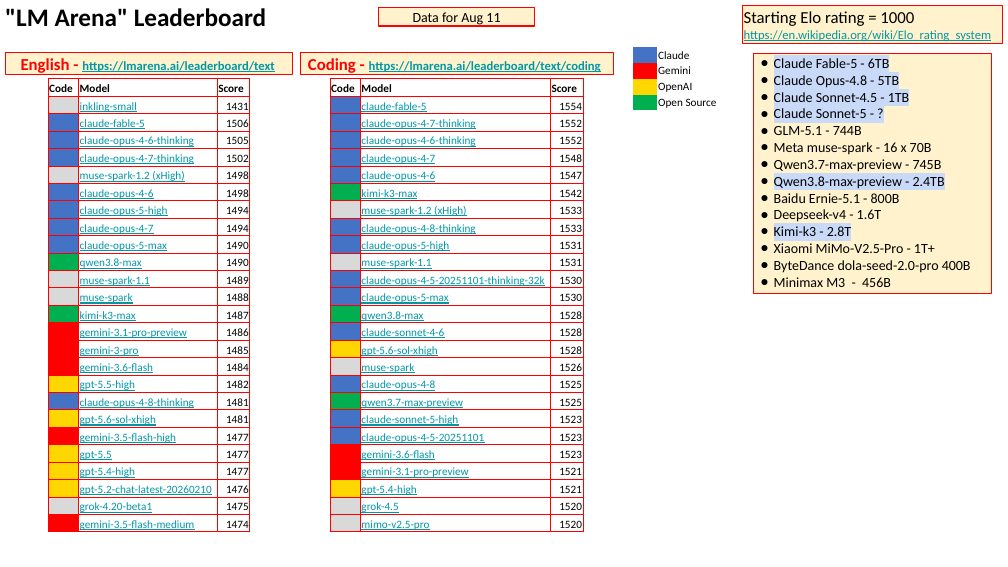
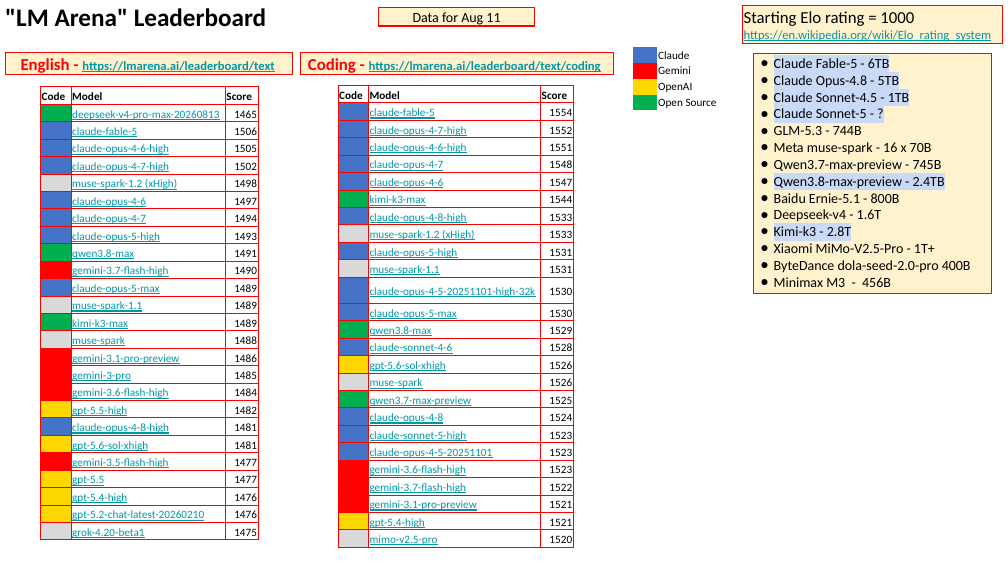
Before and after one commit to lselector/seminar, a slide deck: slide 2 of 2026/2026-08-14-AI-Updates.pptx. Drawn at 1008x567 pixels with LibreOffice and Linux fonts; fonts in the diff are those of the drawing. Boxes give left, top, right and bottom in pixels: in the first picture for what was removed or moved away, otherwise in the second. Text is boxed around its words. In the diff, an @@ line names an element or a change of style, - is before the commit and + after.

Commit message:
update

```diff
--- a/2026/2026-08-14-AI-Updates.pptx
+++ b/2026/2026-08-14-AI-Updates.pptx
@@ table at (40,87,257,544) @@
-row 2, column 2: inkling-small
+row 2, column 2: deepseek-v4-pro-max-20260813
-row 2, column 3: 1431
+row 2, column 3: 1465
-row 4, column 2: claude-opus-4-6-thinking
+row 4, column 2: claude-opus-4-6-high
-row 5, column 2: claude-opus-4-7-thinking
+row 5, column 2: claude-opus-4-7-high
-row 7: ■ | claude-opus-4-6 | 1498
-row 8: ■ | claude-opus-5-high | 1494
+row 7: ■ | claude-opus-4-6 | 1497
-row 10: ■ | claude-opus-5-max | 1490
-row 11: ■ | qwen3.8-max | 1490
+row 9: ■ | claude-opus-5-high | 1493
+row 10: ■ | qwen3.8-max | 1491
+row 11: ■ | gemini-3.7-flash-high | 1490
+row 12: ■ | claude-opus-5-max | 1489
+row 14: ■ | kimi-k3-max | 1489
-row 14: ■ | kimi-k3-max | 1487
-row 18, column 2: gemini-3.6-flash
+row 18, column 2: gemini-3.6-flash-high
-row 20, column 2: claude-opus-4-8-thinking
+row 20, column 2: claude-opus-4-8-high
-row 24, column 3: 1477
+row 24, column 3: 1476
-row 26: ■ | gemini-3.5-flash-medium | 1474
@@ fill #D9D9D9 to #00B050 in row 2, column 1 @@
@@ fill #4472C4 to #00B050 in row 10, column 1 @@
@@ fill #00B050 to #FF0000 in row 11, column 1 @@
@@ fill #D9D9D9 to #4472C4 in row 12, column 1 @@
@@ fill #FF0000 to #D9D9D9 in 2 cells @@
@@ fill #FFD700 to #FF0000 in 2 cells @@
@@ fill #4472C4 to #FFD700 in row 19, column 1 @@
@@ fill #FFD700 to #4472C4 in row 20, column 1 @@
@@ fill #FF0000 to #FFD700 in row 21, column 1 @@
@@ fill #D9D9D9 to #FFD700 in row 25, column 1 @@
@@ text colour #D9D9D9 to #00B050, text colour #4472C4 to #00B050, text colour #00B050 to #FF0000, text colour #D9D9D9 to #4472C4, text colour #4472C4 to #FFD700, text colour #FFD700 to #4472C4, text colour #FF0000 to #FFD700, text colour #D9D9D9 to #FFD700 in "■" @@
@@ text colour #FF0000 to #D9D9D9, text colour #FFD700 to #FF0000 in "■", "■" @@
@@ table: place and size @@
-table at (48,79,250,536)
+table at (40,87,257,544)
@@ table at (338,86,573,549) @@
-row 3, column 2: claude-opus-4-7-thinking
+row 3, column 2: claude-opus-4-7-high
-row 4, column 2: claude-opus-4-6-thinking
+row 4, column 2: claude-opus-4-6-high
-row 4, column 3: 1552
+row 4, column 3: 1551
-row 7: ■ | kimi-k3-max | 1542
+row 7: ■ | kimi-k3-max | 1544
+row 8: ■ | claude-opus-4-8-high | 1533
-row 9: ■ | claude-opus-4-8-thinking | 1533
-row 12, column 2: claude-opus-4-5-20251101-thinking-32k
+row 12, column 2: claude-opus-4-5-20251101-high-32k
-row 14, column 3: 1528
+row 14, column 3: 1529
-row 16, column 3: 1528
+row 16, column 3: 1526
-row 18: ■ | claude-opus-4-8 | 1525
+row 19: ■ | claude-opus-4-8 | 1524
-row 22: ■ | gemini-3.6-flash | 1523
+row 22: ■ | gemini-3.6-flash-high | 1523
+row 23: ■ | gemini-3.7-flash-high | 1522
-row 25: ■ | grok-4.5 | 1520
@@ fill #D9D9D9 to #4472C4 in row 8, column 1 @@
@@ fill #4472C4 to #D9D9D9 in row 9, column 1 @@
@@ fill #4472C4 to #00B050 in row 18, column 1 @@
@@ fill #00B050 to #4472C4 in row 19, column 1 @@
@@ fill #FFD700 to #FF0000 in row 24, column 1 @@
@@ fill #D9D9D9 to #FFD700 in row 25, column 1 @@
@@ text colour #D9D9D9 to #4472C4, text colour #4472C4 to #D9D9D9, text colour #4472C4 to #00B050, text colour #00B050 to #4472C4, text colour #FFD700 to #FF0000, text colour #D9D9D9 to #FFD700 in "■" @@
@@ table: place and size @@
-table at (330,79,583,536)
+table at (338,86,573,549)
@@ text in rectangle at (774,126,862,135): text changed @@
-● GLM-5.1 - 744B
+● GLM-5.3 - 744B
```
Also in this commit, not shown: 19 other slides changed, 2 slides added.
